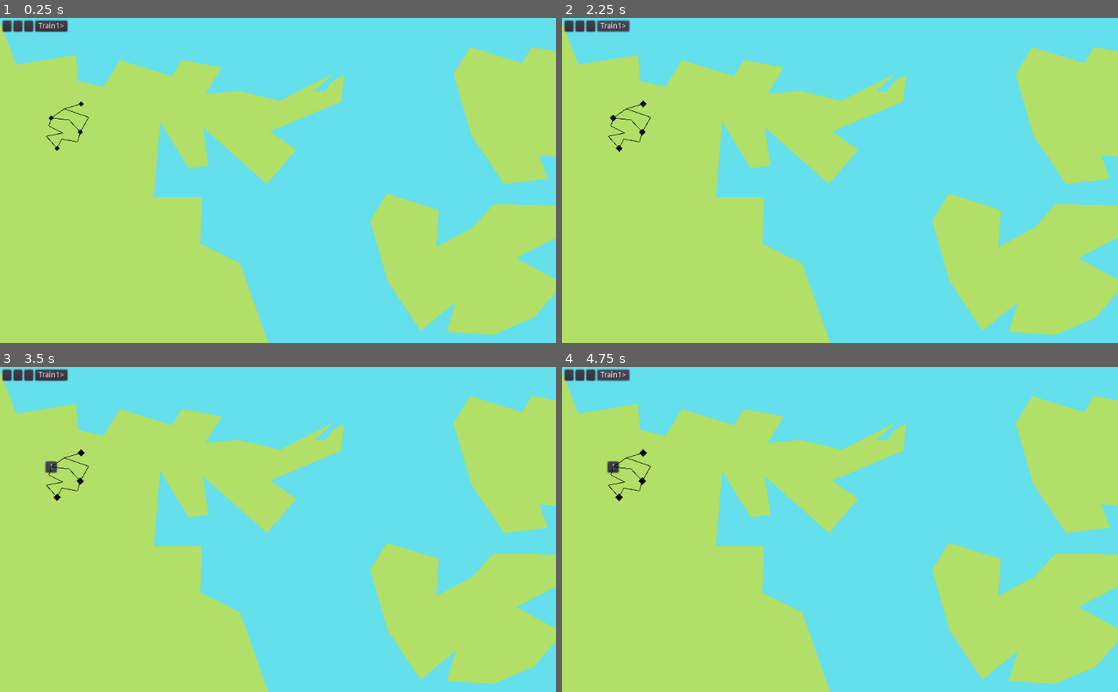
Above: before the commit, frames 1-4 (two rows, left to right).
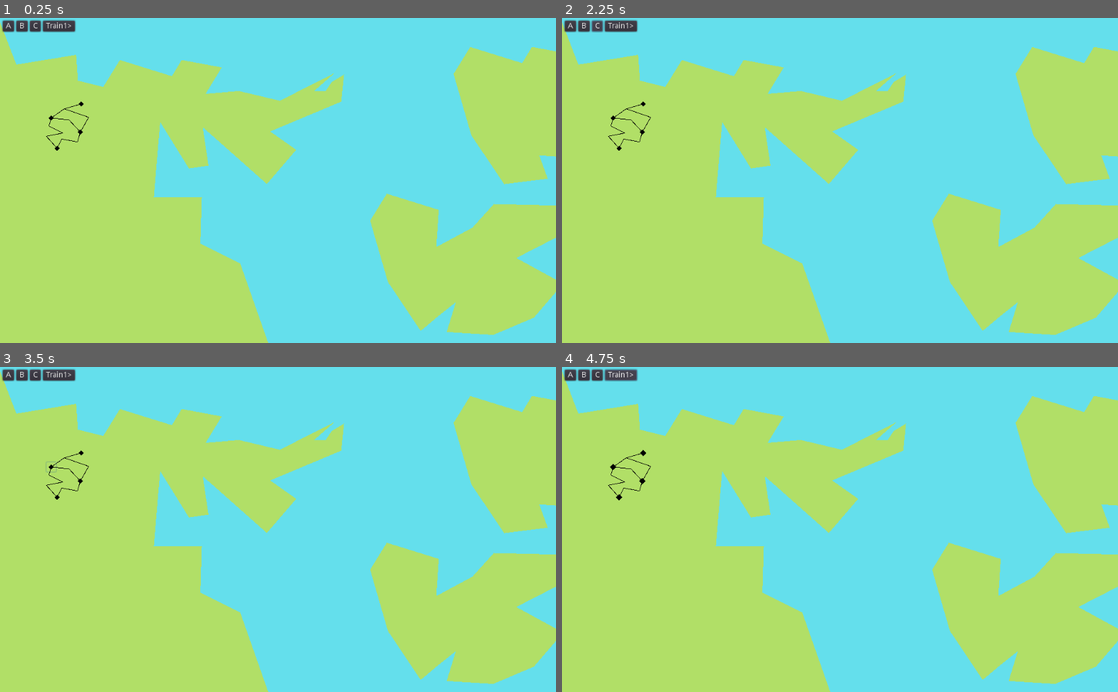
Above: after the commit, the same moments.

Repository: LeBoku/supply-chained
Game: Godot game, scene res://Game.tscn
Same seed, same stepped clock (60 frames per second), same inputs: the game is played once before the commit and once after it.
Inputs (mouse positions are in pixels of both pictures, inside the frame that each line leads up to):
- Up to frame 1 (0.25 s): no input
- Up to frame 2 (2.25 s): click (573, 24) at 0.5 s, where only the run after the commit has a clickable "A"; click (584, 24) at 1.25 s, where only the run after the commit has a clickable "B"; click (595, 24) at 2 s, where only the run after the commit has a clickable "C"
- Up to frame 3 (3.5 s): click (50, 467) at 2.77 s
- Up to frame 4 (4.75 s): click (612, 467) at 3.5 s, where only the run before the commit has a clickable "1"; click "Train1>" at 4.25 s

The runs differ from the first frame. In frame 1, 0.2% of the frame differs, in the area x 1-14%, y 0-5%; in frame 2, 0.3%; in frame 3, 0.3%; in frame 4, 0.4%, in the area x 1-16%, y 0-42%.

Commit message:
implemented basic timed production

Diff:
--- a/supply-chained/Game.tscn
+++ b/supply-chained/Game.tscn
@@ -6,6 +6,7 @@
 [ext_resource path="res://Map.gd" type="Script" id=4]
 [ext_resource path="res://carriers/Carrier.gd" type="Script" id=5]
 [ext_resource path="res://carriers/Hud.gd" type="Script" id=6]
+[ext_resource path="res://Production/Production.gd" type="Script" id=7]
 
 [node name="Game" type="Node2D"]
 script = ExtResource( 1 )
@@ -69,6 +70,11 @@
 available_resources = PoolStringArray( "People" )
 pickup_station_count = 4
 
+[node name="PeopleProduction" type="Timer" parent="Map/Town"]
+script = ExtResource( 7 )
+resources = PoolStringArray( "L" )
+resources_targets = PoolStringArray( "1" )
+
 [node name="Rail1" parent="Map" instance=ExtResource( 3 )]
 points = PoolVector2Array( 148.333, 211, 142.667, 229, 114, 223.333, 104.667, 239 )
 stationB = NodePath("../Farm")
@@ -99,4 +105,6 @@
 antialiased = true
 polygon = PoolVector2Array( -6, -3, 5, -3, 7, 0, 5, 3, -6, 3 )
 script = ExtResource( 5 )
+cargo = [ "A", "B", "C" ]
+[connection signal="resources_produced" from="Map/Town/PeopleProduction" to="Map/Town" method="_on_PeopleProduction_resources_produced"]
 [connection signal="carrier_selected" from="CarriersHud/Train1Hud" to="." method="_on_carrier_selected"]
--- /dev/null
+++ b/supply-chained/Production/Production.gd
@@ -0,0 +1,21 @@
+extends Timer
+
+signal resources_produced(target, resource)
+
+export var resources: PoolStringArray = []
+export var resources_targets: PoolStringArray = []
+export var production_time = 2
+
+func _ready():
+	start_production()
+
+func start_production():
+	start(production_time)
+	yield(self, "timeout")
+	finalize_production()
+
+func finalize_production():
+	for index in range(len(resources)):
+		emit_signal("resources_produced", resources_targets[index], resources[index])
+
+	start_production()
--- a/supply-chained/carriers/Carrier.gd
+++ b/supply-chained/carriers/Carrier.gd
@@ -4,12 +4,9 @@
 
 signal cargo_changed
 
-export var cargo_capacity = 3
 export var cargo = []
 
 func _ready():
-	cargo = []
-	cargo.resize(cargo_capacity)
 	emit_signal("cargo_changed")
 
 func dropoff(position: int):
--- a/supply-chained/station/Station.gd
+++ b/supply-chained/station/Station.gd
@@ -28,7 +28,7 @@
 	yield(get_tree().create_timer(2), "timeout")
 	return pickup_contents[id]
 
-func dropoff(id: String, content: String):
+func dropoff(id: String, content):
 	pickup_contents[id] = content
 
 func show_pickup_panel():
@@ -64,3 +64,7 @@
 			pickup_contents[id] = null
 
 		button.connect("pressed", get_node('/root/RouteBuilder'), "add_pickup_point", [id])
+
+func _on_PeopleProduction_resources_produced(target, resource):
+	dropoff(target, resource)
+	print(target + resource)
--- /dev/null
+++ b/supply-chained/todo.tres
@@ -0,0 +1,2 @@
+display station contents
+add production sites
Not shown: 1 places in supply-chained/Game.tscn that only renumber resources
